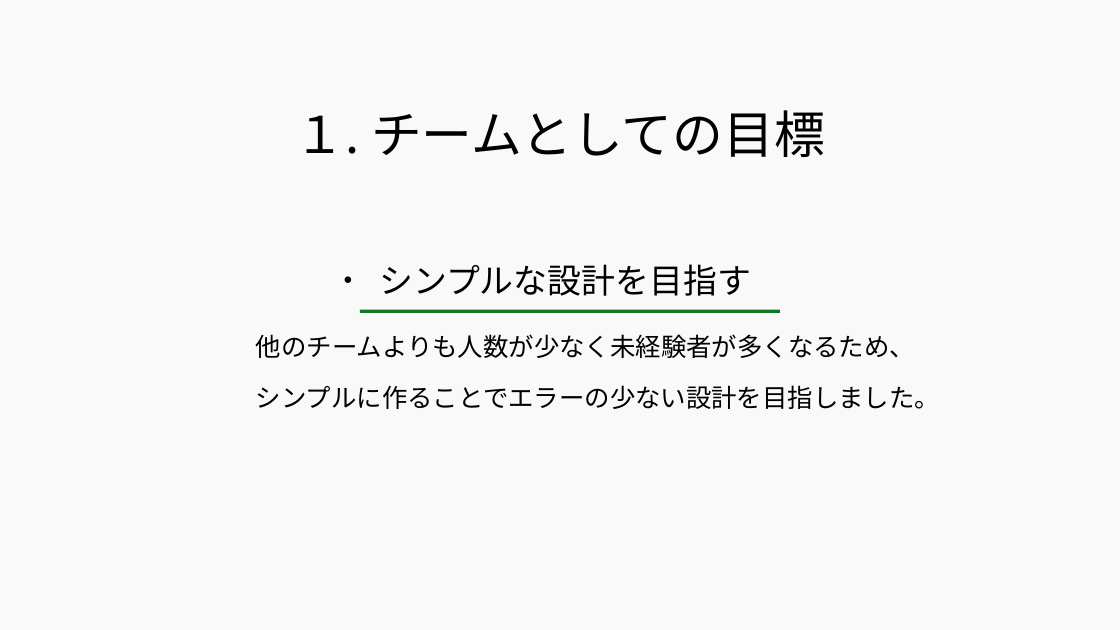
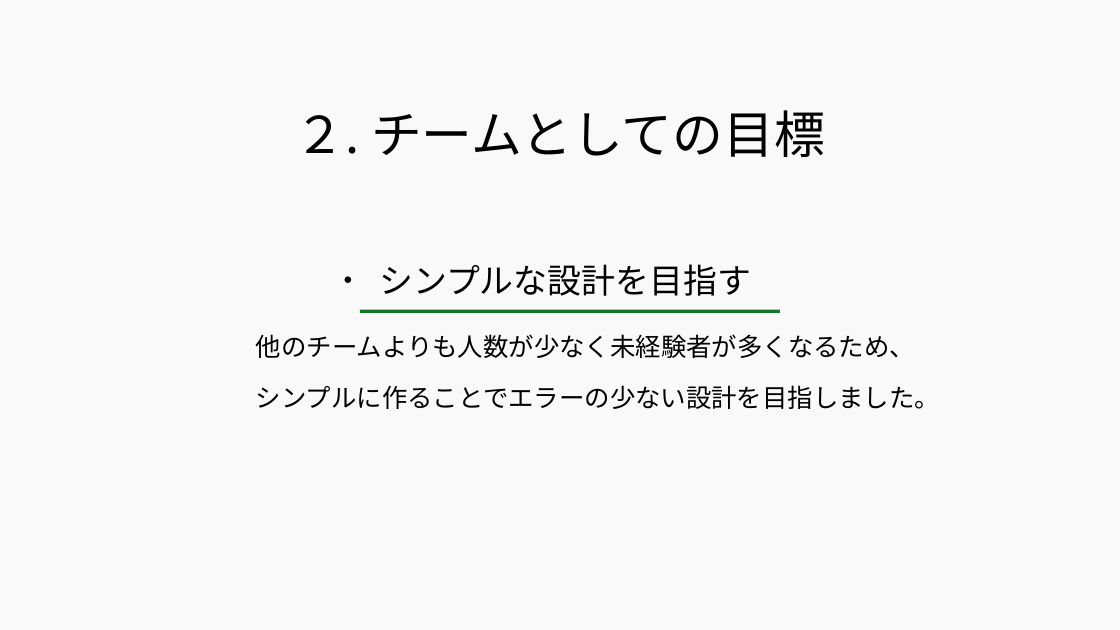
Before and after one commit to 2022java42-student008/LibraryProject, a slide deck: slide 6 of 図書管理システム - コピー.odp (slide 2 before the commit). Drawn at 1120x630 pixels with LibreOffice and Linux fonts; fonts in the diff are those of the drawing. Boxes give left, top, right and bottom in pixels: in the first picture for what was removed or moved away, otherwise in the second. Text is boxed around its words. In the diff, an @@ line names an element or a change of style, - is before the commit and + after.

Commit message:
1148

```diff
--- a/図書管理システム - コピー.odp
+++ b/図書管理システム - コピー.odp
@@ title at bbox=[295, 110, 825, 157]: text changed @@
-１. チームとしての目標
+２. チームとしての目標
```
Also in this commit, not shown: 6 other slides changed, 4 slides added.
